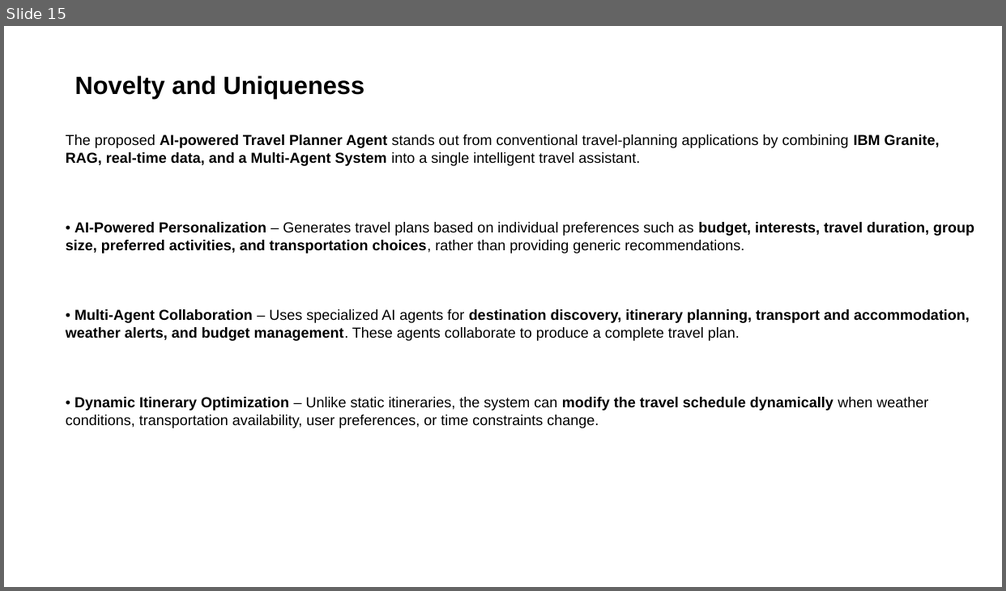
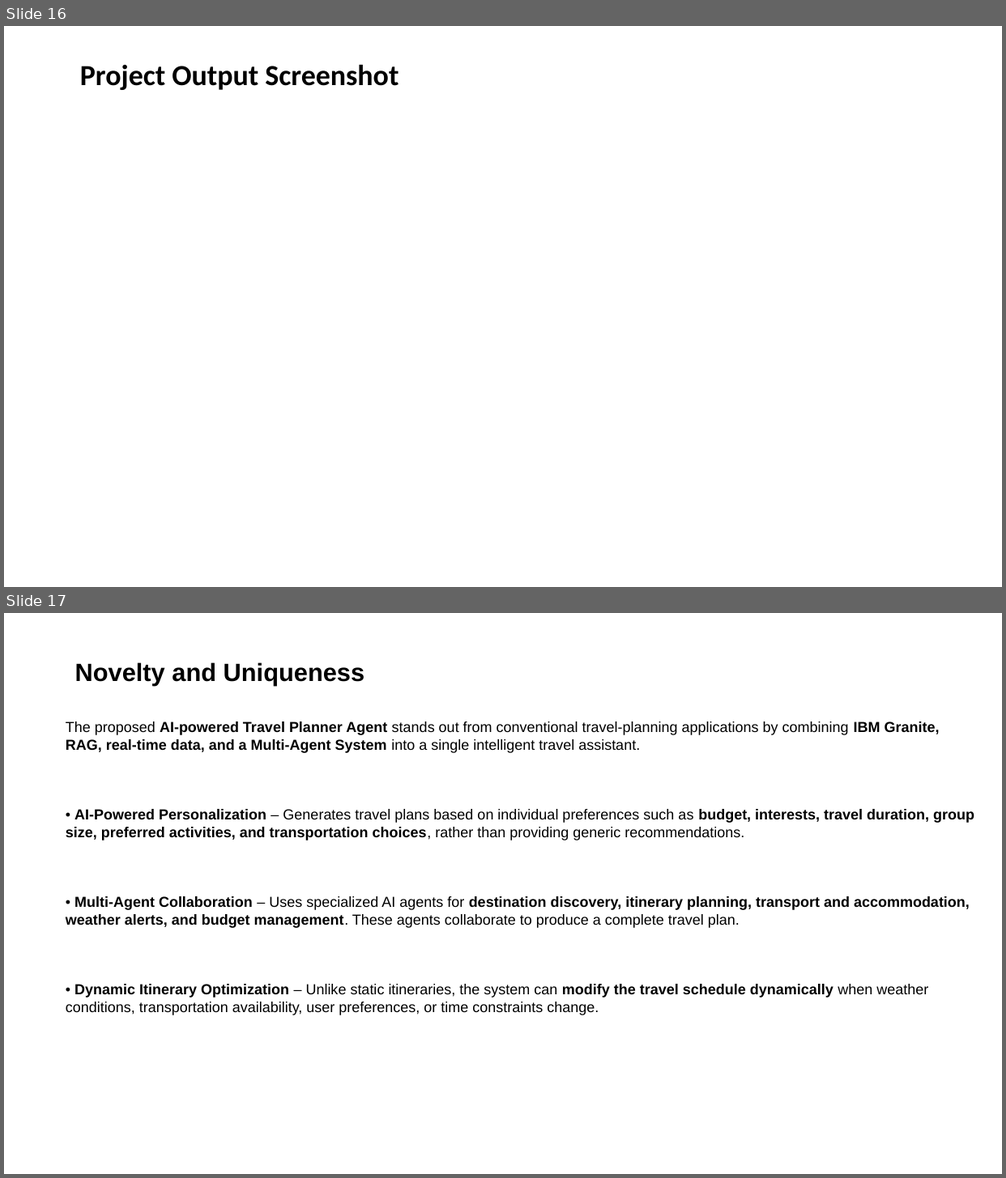
Before and after one commit to Tech-hitesh/travel-agent, a slide deck: AICTE_HITESH_TRAVEL_AGENT_PROJECT.pptx. Shown one above the other, each under a label of ours: slide 15 before the commit, slides 16 and 17 after it. The pictures are 1006x591 and 1006x1178 pixels, drawn with LibreOffice and Linux fonts; fonts in the diff are those of the drawing; background and template pictures are left out. Boxes give left, top, right and bottom in pixels: in the first picture for what was removed or moved away, otherwise in the second. Text is boxed around its words. In the diff, an @@ line names an element or a change of style, - is before the commit and + after.

```diff
--- a/AICTE_HITESH_TRAVEL_AGENT_PROJECT.pptx
+++ b/AICTE_HITESH_TRAVEL_AGENT_PROJECT.pptx
@@ slide 16 added at box(4, 26, 1002, 587), background picture (left out) @@
@@ title added at box(80, 64, 398, 90), 28 pt, text #000000, bold @@
+Project Output Screenshot
@@ what was slide 15 is now slide 17 @@
```
Also in this commit, not shown: 4 slides changed, 1 other slide added.
